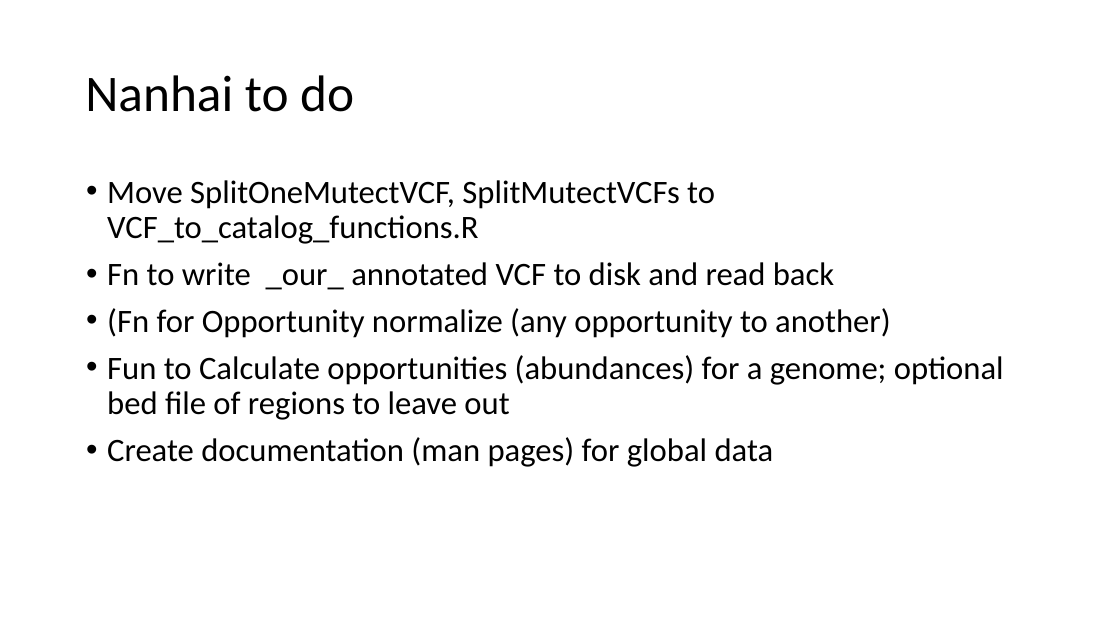
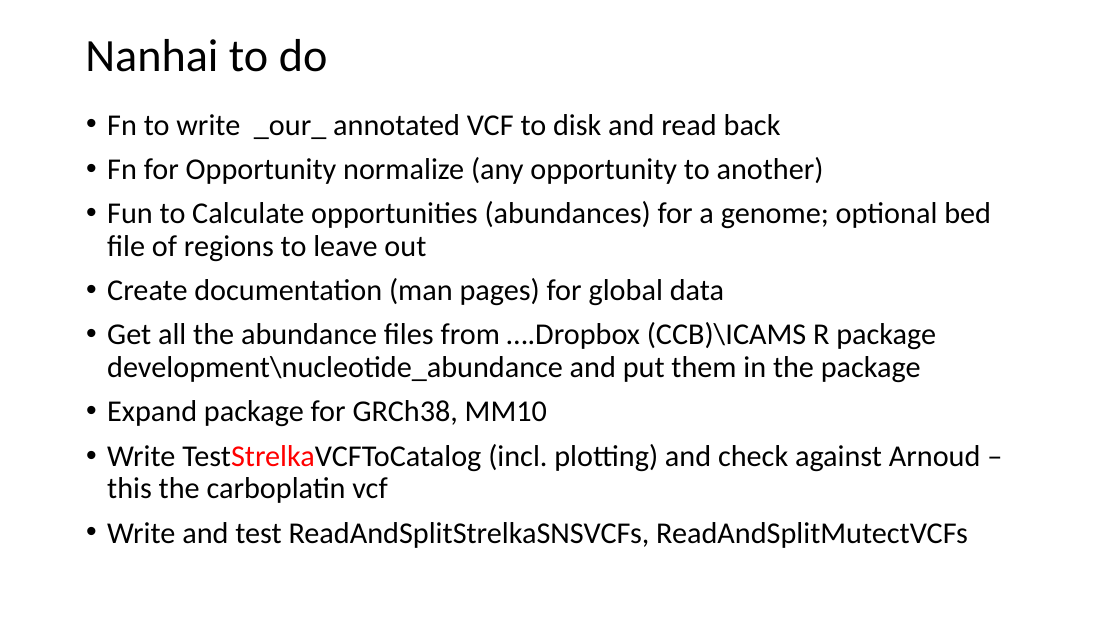
Before and after one commit to steverozen/ICAMS, a slide deck: slide 4 of data-raw/ICAMS-overview.pptx. Drawn at 1120x630 pixels with LibreOffice and Linux fonts; fonts in the diff are those of the drawing. Boxes give left, top, right and bottom in pixels: in the first picture for what was removed or moved away, otherwise in the second. Text is boxed around its words. In the diff, an @@ line names an element or a change of style, - is before the commit and + after.

Commit message:
Some function renameing and lots of documentaiton updates

```diff
--- a/data-raw/ICAMS-overview.pptx
+++ b/data-raw/ICAMS-overview.pptx
@@ title "Nanhai to do" at [85,39,328,72]: size 44 to 39.6 pt @@
@@ text "Fn to write _our_ annotated ...": place and size @@
-text "Fn to write _our_ annotated ..." at [107,180,1004,467]
+text "Fn to write _our_ annotated ..." at [107,114,991,548]
@@ text at [107,114,991,306]: size 28 to 25.9 pt in "Fn to write _our_ annotated VCF to ...", "Fun to Calculate opportunities (abundances) for a ...", "Create documentation (man pages) for global data" @@
@@ text at [107,157,824,184]: text changed; size 28 to 25.9 pt @@
-• (Fn for Opportunity normalize (any opportunity to another)
+• Fn for Opportunity normalize (any opportunity to another)
@@ text at [107,180,715,244]: paragraph removed @@
-• Move SplitOneMutectVCF, SplitMutectVCFs to VCF_to_catalog_functions.R
@@ text at [107,322,981,548]: paragraphs added @@
+• Get all the abundance files from ….Dropbox (CCB)\ICAMS R package development\nucleotide_abundance and put them in the package
+• Expand package for GRCh38, MM10
+• Write TestStrelkaVCFToCatalog (incl. plotting) and check against Arnoud – this the carboplatin vcf
+• Write and test ReadAndSplitStrelkaSNSVCFs, ReadAndSplitMutectVCFs
```
Also in this commit, not shown: 3 other slides changed, 19 other files.
